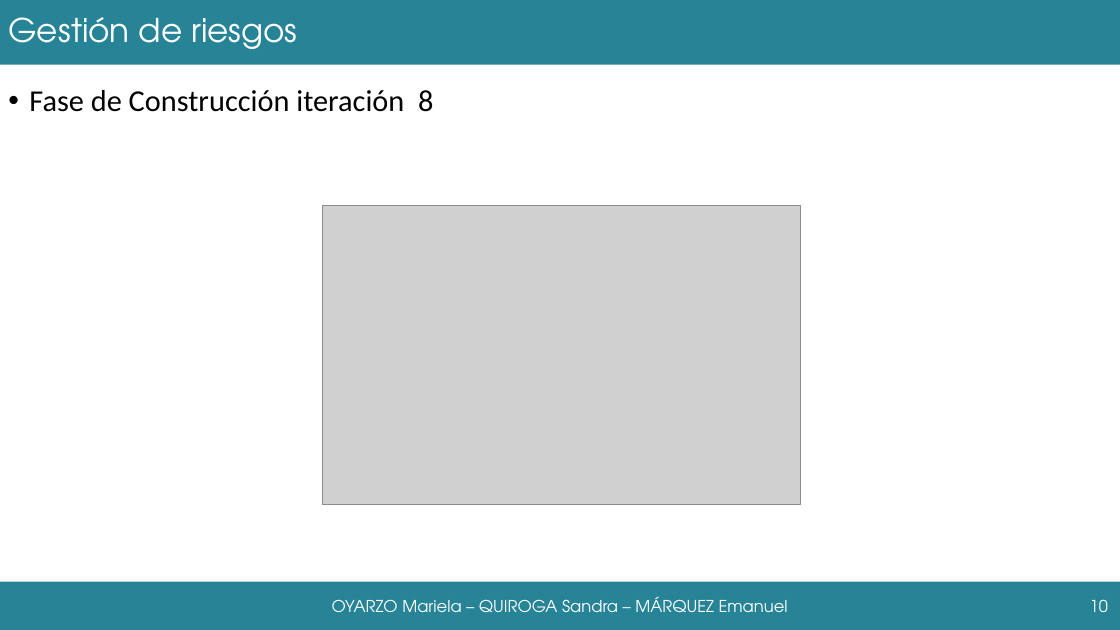
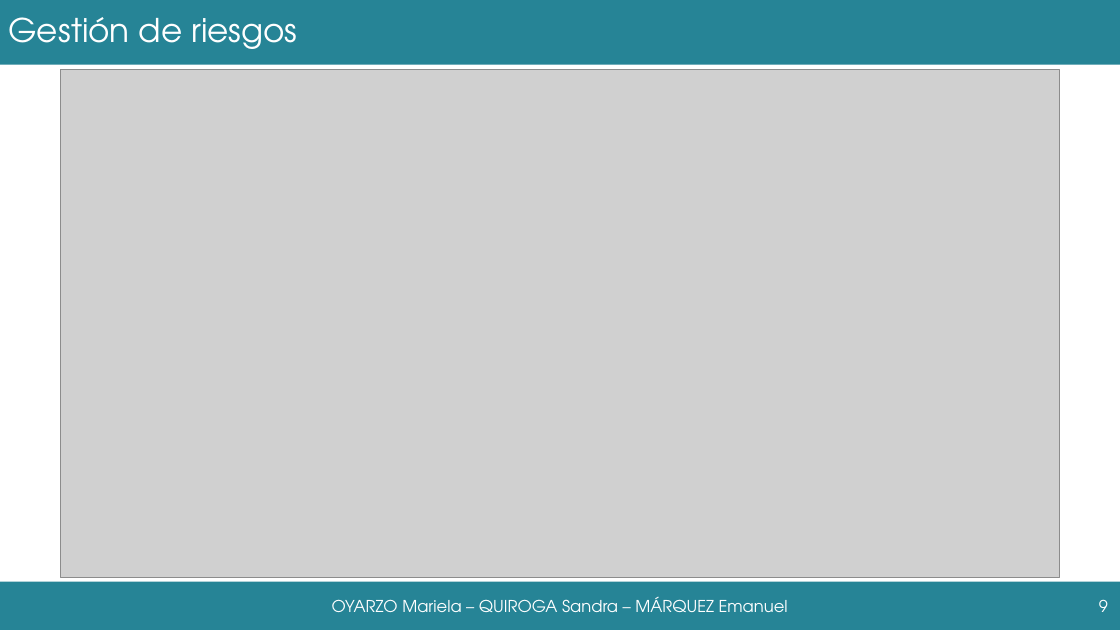
Before and after one commit to grupoyenu/yenu, a slide deck: slide 9 of 08. Presentaciones/Presentación 11.pptx (slide 10 before the commit). Drawn at 1120x630 pixels with LibreOffice and Linux fonts; fonts in the diff are those of the drawing; grey boxes stand for pictures; background and template pictures are left out. Boxes give left, top, right and bottom in pixels: in the first picture for what was removed or moved away, otherwise in the second. Text is boxed around its words. In the diff, an @@ line names an element or a change of style, - is before the commit and + after.

```diff
--- a/08. Presentaciones/Presentación 11.pptx
+++ b/08. Presentaciones/Presentación 11.pptx
@@ picture added at <box>60,69,1060,577</box> @@
@@ text removed at <box>29,90,433,112</box> @@
-• Fase de Construcción iteración 8
@@ picture removed at <box>323,206,801,505</box> @@
@@ page number at <box>1099,599,1108,612</box>: text changed @@
-10
+9
```
Also in this commit, not shown: 1 other slide changed, 4 slides removed.
